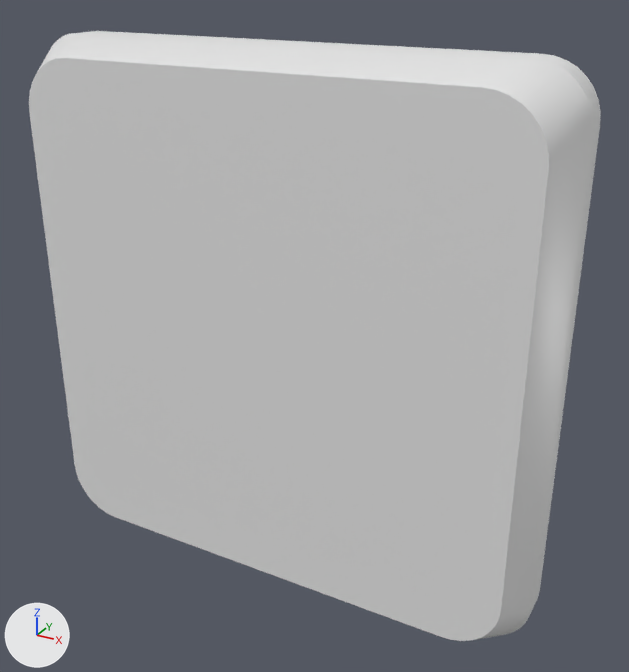
What one commit did to the FBX model Assets/_Art/Meshes/Mesh_Tile.fbx.
Before and after are seen from a camera (50 mm lens) standing at (1.6, -2.64, 1.35) and looking at (0.13, 0.04, 0.01). Every picture has the same lights, and +X, +Y and +Z are marked at lower left. Where no turn or scale is listed for an object, it has been applied to the vertices.
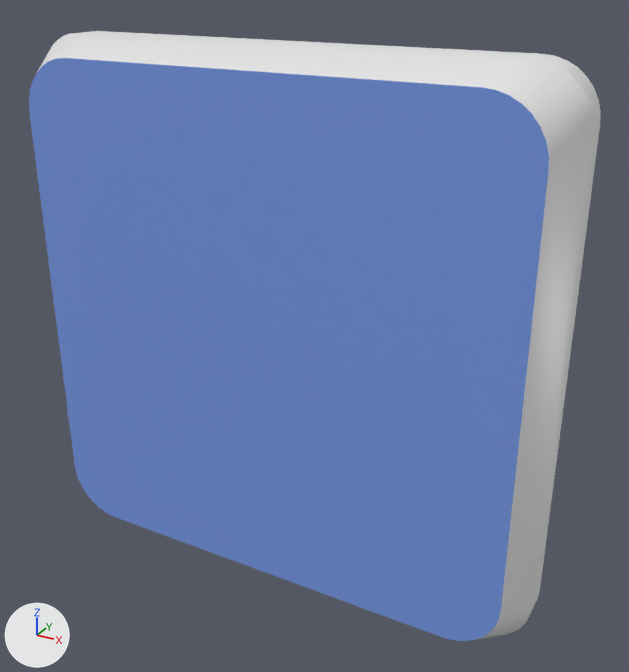
Location of each change, (x1, y1, x2, y2) in pixels of the pictures (629 x 672 px):
part 1 of me_cube, recoloured (white to blue)
    both: (29, 58, 549, 641)

Patch to the scene script:
```diff
--- a/Assets/_Art/Meshes/Mesh_Tile.fbx.py
+++ b/Assets/_Art/Meshes/Mesh_Tile.fbx.py
@@ mat_material_001 @@
+mat_material_001 = principled_material('Material.001')
+mat_material_001.base_color = (0.187, 0.323, 0.8)  # blue #789ae7
@@ me_cube @@
 me_cube.from_pydata(...)  # 108 vertices, 74 faces; spans x -1.07..1.07, y -0.18..0.1, z -1.07..1.07
 # used by ob_cube; location = (0.0, 0.0, 0.0)
+# me_cube part 1: the 1 face centred in x 0.0, y -0.18, z 0.0 switches from mat_material (white #e7e7e7) to mat_material_001 (blue #789ae7)
 me_cube.materials.append(mat_material)
+me_cube.materials.append(mat_material_001)  # blue #789ae7
```
